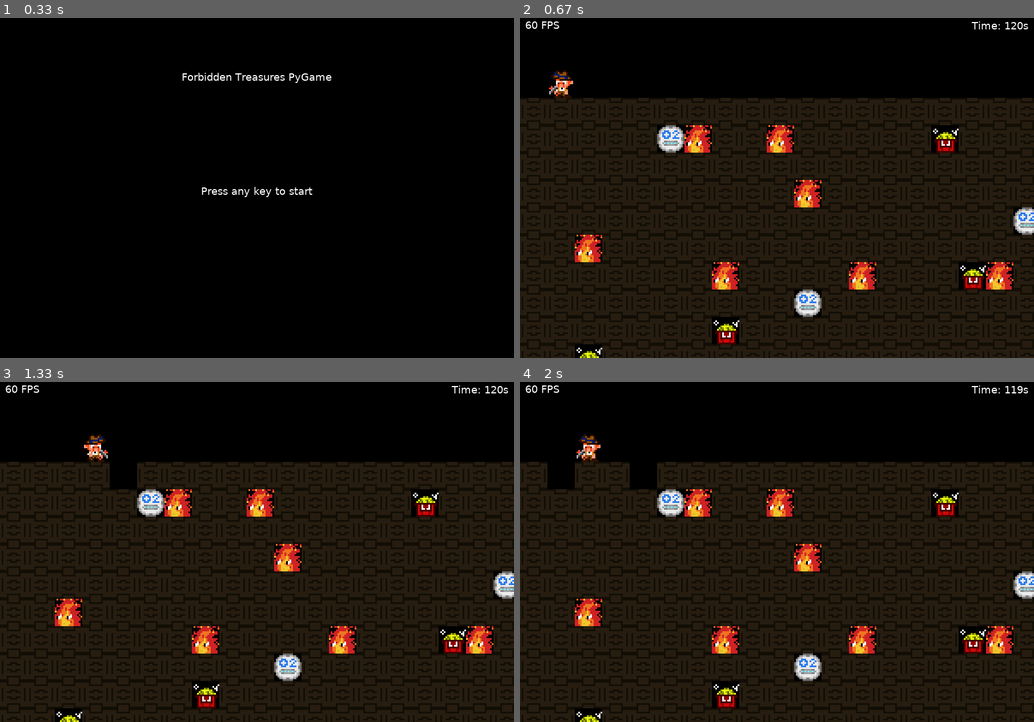
Above: before the commit, frames 1-4 (two rows, left to right).
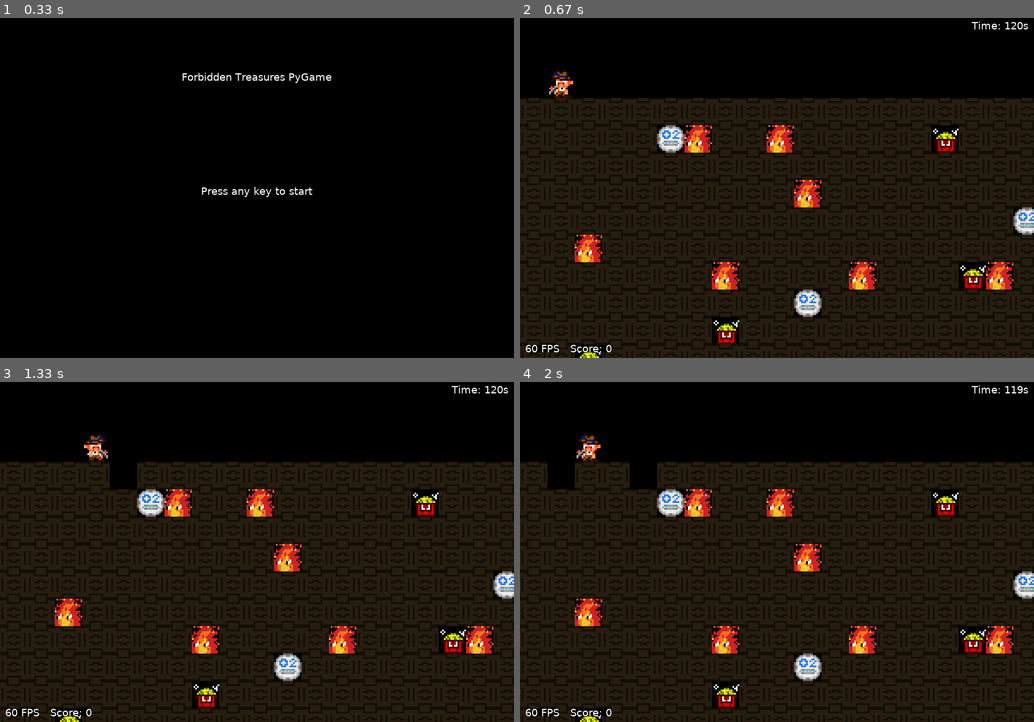
Above: after the commit, the same moments.

Repository: L4wl13t-0/Forbidden-Treasures-PyGame
Game: pygame game, started from main.py
Two runs of this game, one before a commit and one after it. Both use one fixed random seed, a clock stepped at 60 frames per second and the inputs below.
Inputs:
- Up to frame 1 (0.33 s): no input
- Up to frame 2 (0.67 s): tap Enter at 0.33 s
- Up to frame 3 (1.33 s): hold D 0.67-1.13 s; hold D from 1.17 s (still down); tap Space at 1.23 s
- Up to frame 4 (2 s): tap Space at 1.53, 1.73 s; release D at 1.63 s; hold A from 1.67 s (still down)

Frame 1 is identical in both runs. In frame 2, 0.3% of the frame differs, in the area x 1-18%, y 1-99%; in frame 3, 0.3%; in frame 4, 0.3%.

Commit message:
Update main.py score

Diff:
--- a/main.py
+++ b/main.py
@@ -16,6 +16,14 @@
         self.start_time = 0
         self.game_over = False
         self.menu = True
+        self.score = 0
+    def increase_score(self, amount):
+        self.score += amount
+    def draw_score(self):
+        score_str = f'Score: {self.score}'
+        score_surface, score_rect = self.font.render(score_str, fgcolor='white', bgcolor='black')
+        score_pos = (10, 10)
+        self.screen.blit(score_surface, score_pos)
 
     def check_events(self):
         for event in pg.event.get():
@@ -67,12 +75,20 @@
         if self.menu:
             self.draw_menu()
         else:
-            self.screen.fill('black')
-            self.player.draw(self.screen)
-            self.floor.draw(self.screen)
-            self.draw_fps()
-            self.draw_timer()
-            pg.display.flip()
+           self.screen.fill('black')
+           self.player.draw(self.screen)
+           self.floor.draw(self.screen)
+           self.draw_timer()
+           fps_surface, fps_rect = self.font.render(f'{self.clock.get_fps():.0f} FPS', fgcolor='white', bgcolor='black')
+           score_surface, score_rect = self.font.render(f'Score: {self.score}', fgcolor='white', bgcolor='black')
+
+           fps_pos = (10, self.screen.get_height() - fps_rect.height - 10)
+           score_pos = (fps_pos[0] + fps_rect.width + 20, self.screen.get_height() - score_rect.height - 10)
+
+           self.screen.blit(fps_surface, fps_pos)
+           self.screen.blit(score_surface, score_pos)
+
+           pg.display.flip()
 
     def run(self):
         while True:
